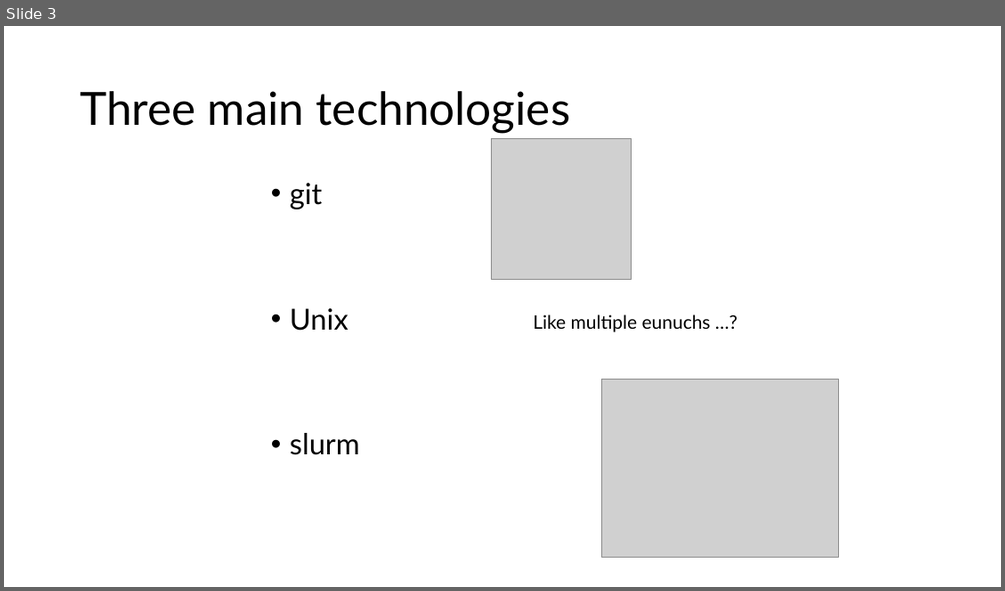
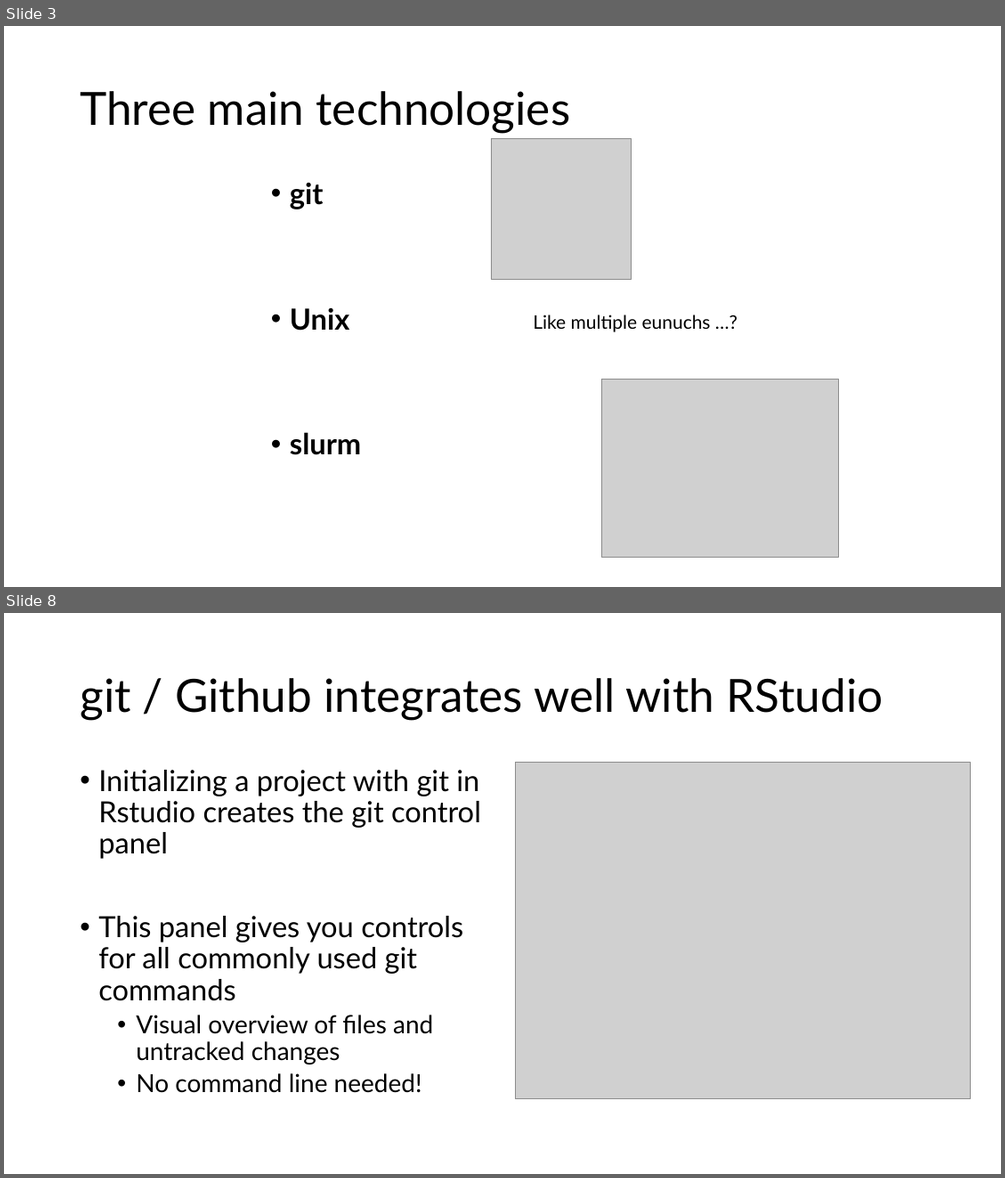
Before and after one commit to lawsonvt/rivanna_slurm_git_tutorial, a slide deck: tutorial_slides.pptx. Shown one above the other, each under a label of ours: slide 3 before the commit, slides 3 and 8 after it; the slides between them are not shown. The pictures are 1005x591 and 1005x1178 pixels, drawn with LibreOffice and Linux fonts; fonts in the diff are those of the drawing; grey boxes stand for pictures. Boxes give left, top, right and bottom in pixels: in the first picture for what was removed or moved away, otherwise in the second. Text is boxed around its words. In the diff, an @@ line names an element or a change of style, - is before the commit and + after.

```diff
--- a/tutorial_slides.pptx
+++ b/tutorial_slides.pptx
@@ slide 8 added at [4,613,1001,1174], background #FFFFFF @@
@@ title added at [80,678,882,720], 44 pt, text #000000 @@
+git / Github integrates well with RStudio
@@ text added at [98,770,481,1093], 28 pt, text #000000 @@
+• Initializing a project with git in Rstudio creates the git control panel
+• This panel gives you controls for all commonly used git commands
+  • Visual overview of files and untracked changes
+  • No command line needed!
@@ picture added at [516,763,971,1099] @@
@@ slide 3 changed as well @@
@@ text "git" at [290,183,361,455]: bold on @@
```
Also in this commit, not shown: 2 other slides changed, 5 other slides added.
